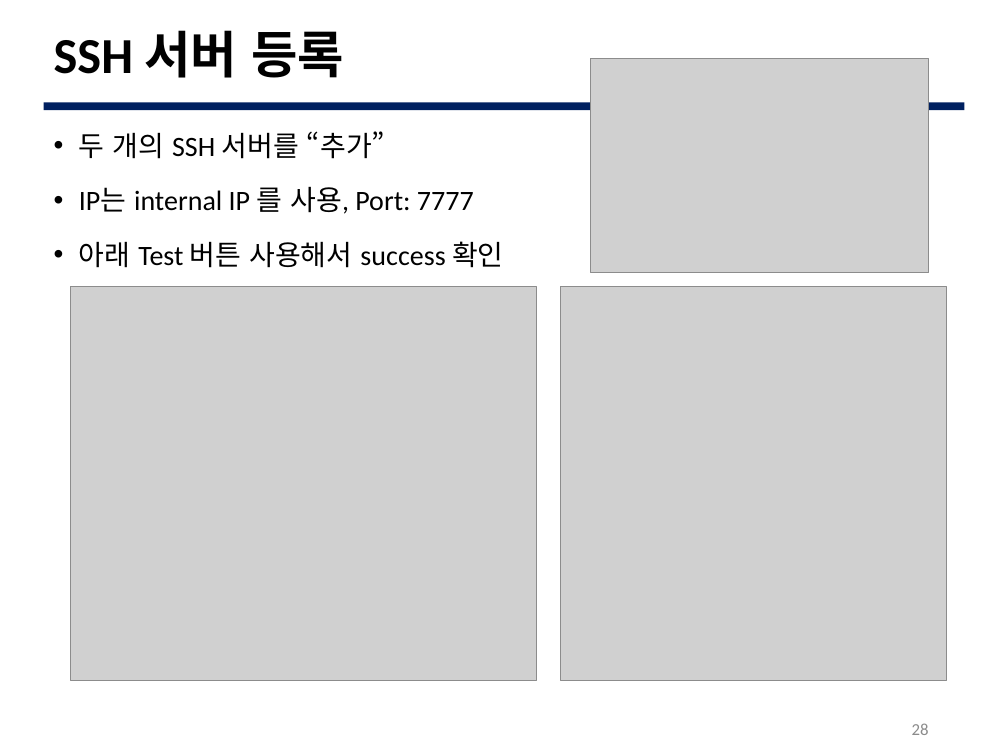
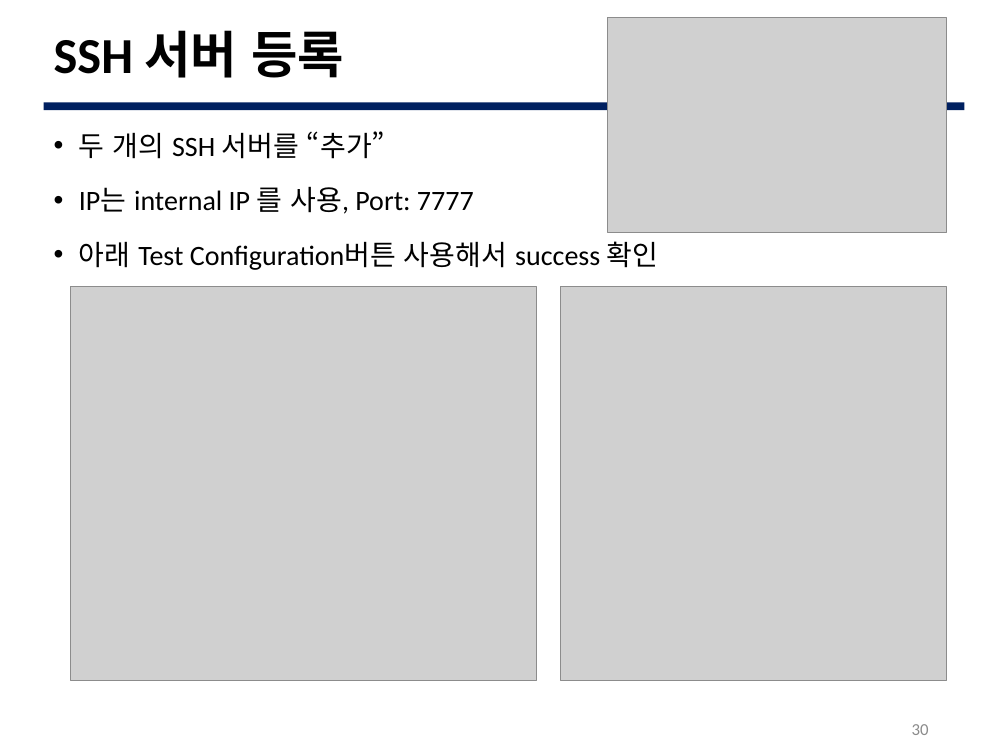
Before and after one commit to JBNU-JEduTools/osscourse, a slide deck: slide 30 of Slides/15. 개발 프로세스 실습 3.pptx (slide 28 before the commit). Drawn at 1008x756 pixels with LibreOffice and Linux fonts; fonts in the diff are those of the drawing; grey boxes stand for pictures; background and template pictures are left out. Boxes give left, top, right and bottom in pixels: in the first picture for what was removed or moved away, otherwise in the second. Text is boxed around its words. In the diff, an @@ line names an element or a change of style, - is before the commit and + after.

```diff
--- a/Slides/15. 개발 프로세스 실습 3.pptx
+++ b/Slides/15. 개발 프로세스 실습 3.pptx
@@ picture: place and size @@
-picture at [591,58,929,273]
+picture at [608,18,947,233]
@@ text at [79,241,659,270]: text changed @@
-• 아래 Test 버튼 사용해서 success 확인
+• 아래 Test Configuration버튼 사용해서 success 확인
@@ page number at [912,724,929,735]: text changed @@
-28
+30
```
Also in this commit, not shown: 3 other slides changed, 2 slides added.
